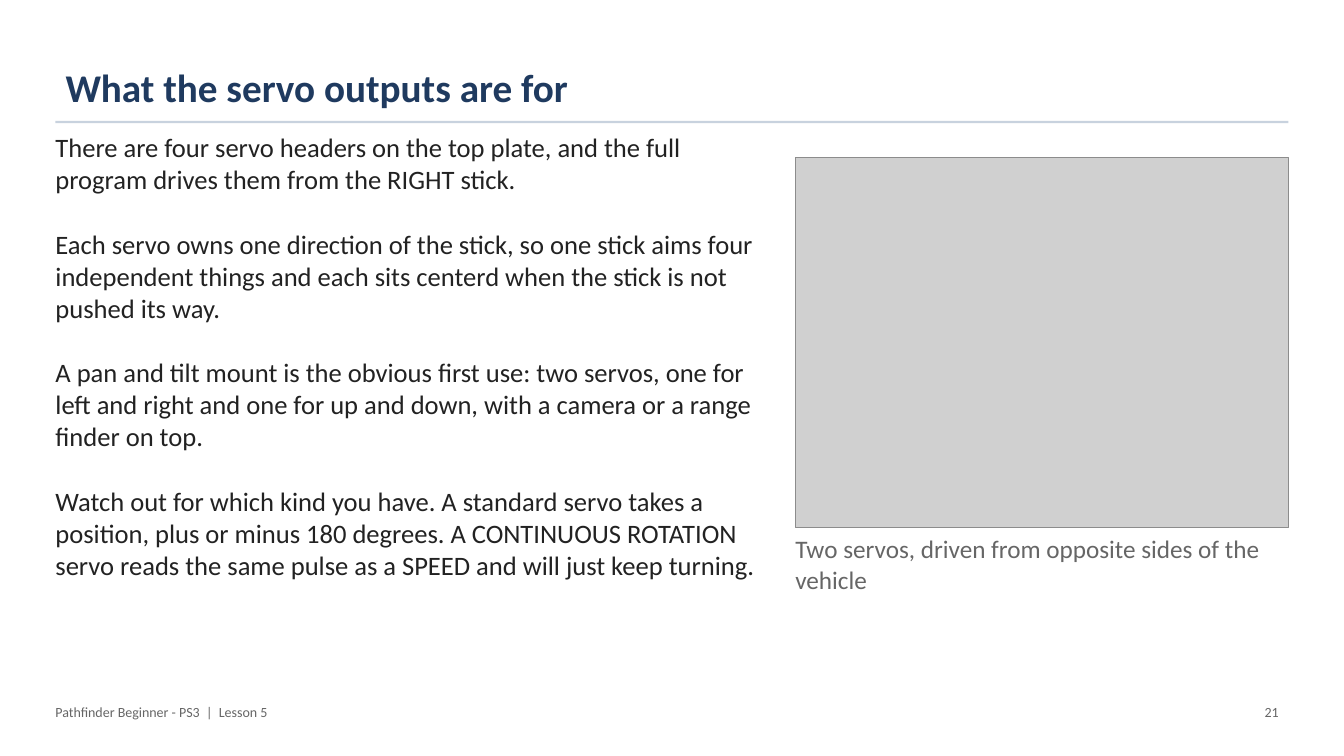
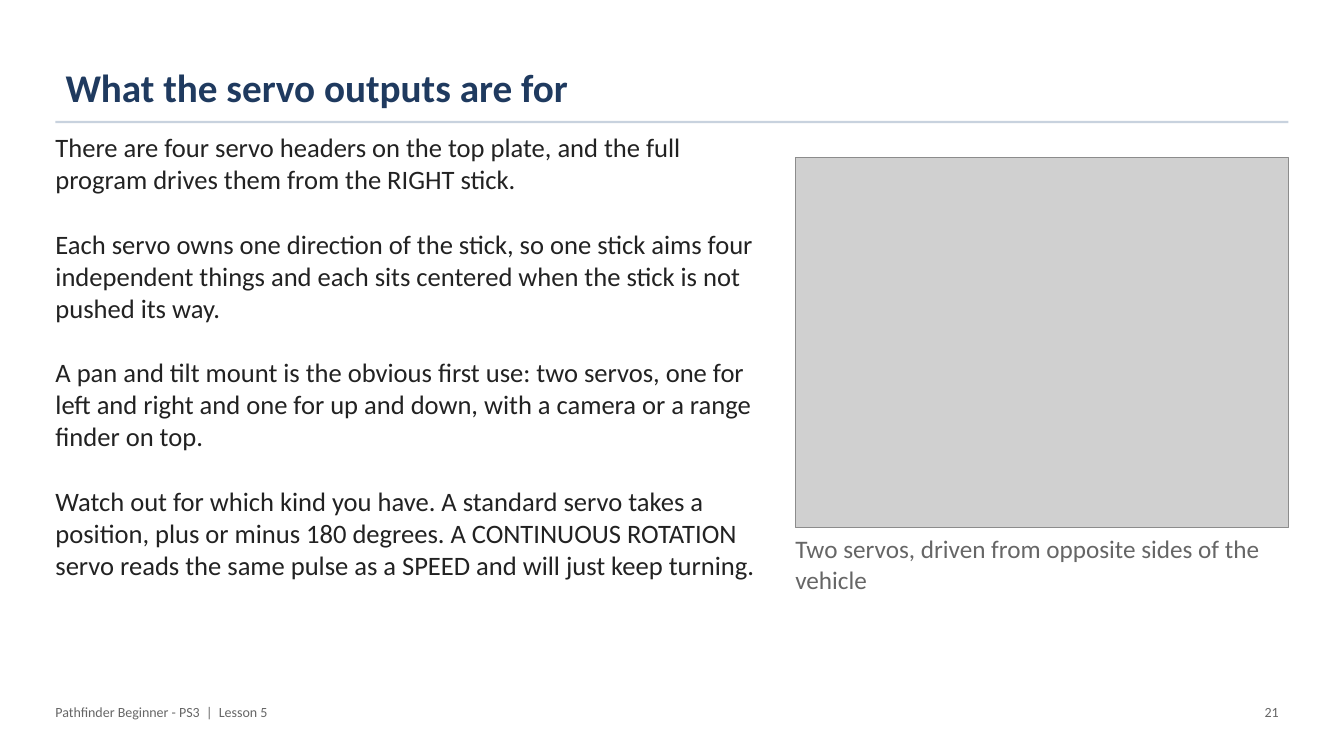
Before and after one commit to PorpoiseRobotics/porpoise-robotics, a slide deck: slide 21 of ground-vehicle/docs/courses/beginner-ps3/l5_maneuvers_with_lights.pptx. Drawn at 1344x756 pixels with LibreOffice and Linux fonts; fonts in the diff are those of the drawing; grey boxes stand for pictures. Boxes give left, top, right and bottom in pixels: in the first picture for what was removed or moved away, otherwise in the second. Text is boxed around its words. In the diff, an @@ line names an element or a change of style, - is before the commit and + after.

```diff
--- a/ground-vehicle/docs/courses/beginner-ps3/l5_maneuvers_with_lights.pptx
+++ b/ground-vehicle/docs/courses/beginner-ps3/l5_maneuvers_with_lights.pptx
@@ text at (x1=55, y1=235, x2=753, y2=323): text changed @@
-Each servo owns one direction of the stick, so one stick aims four independent things and each sits centerd when the stick is not pushed its way.
+Each servo owns one direction of the stick, so one stick aims four independent things and each sits centered when the stick is not pushed its way.
```
Also in this commit, not shown: 10 other slides changed, 22 other files.
